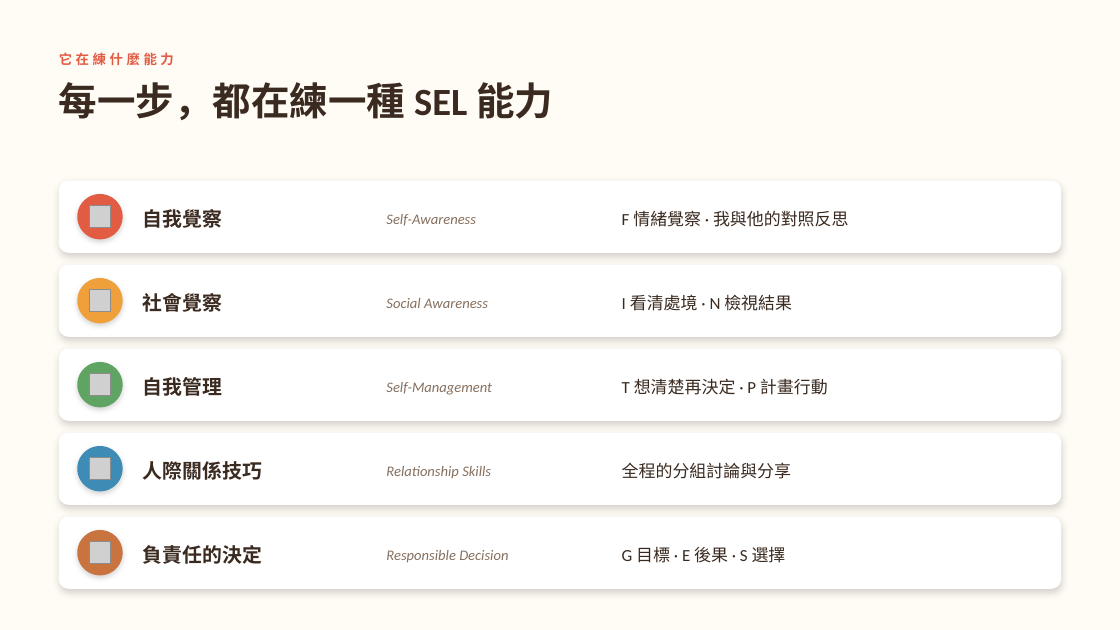
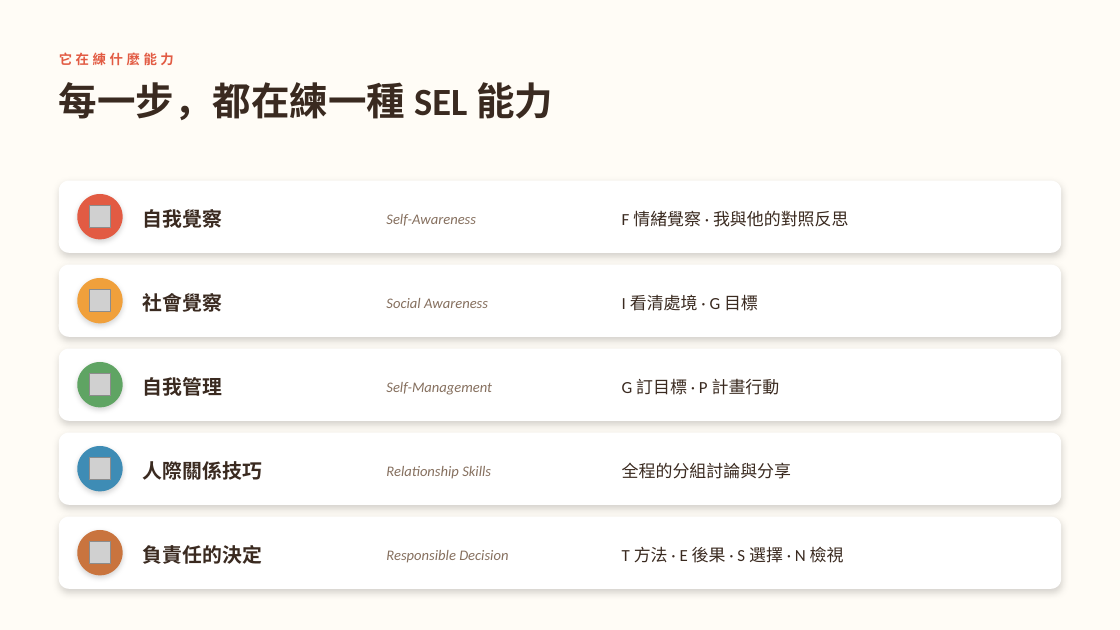
Before and after one commit to socialele01-byte/history-fig-tespn-sel, a slide deck: slide 5 of FIG-TESPN社會科教學包_工作坊簡報.pptx. Drawn at 1120x630 pixels with LibreOffice and Linux fonts; fonts in the diff are those of the drawing; grey boxes stand for pictures. Boxes give left, top, right and bottom in pixels: in the first picture for what was removed or moved away, otherwise in the second. Text is boxed around its words. In the diff, an @@ line names an element or a change of style, - is before the commit and + after.

```diff
--- a/FIG-TESPN社會科教學包_工作坊簡報.pptx
+++ b/FIG-TESPN社會科教學包_工作坊簡報.pptx
@@ text at [622, 294, 758, 311]: text changed @@
-I 看清處境 · N 檢視結果
+I 看清處境 · G 目標
@@ text at [622, 379, 780, 395]: text changed @@
-T 想清楚再決定 · P 計畫行動
+G 訂目標 · P 計畫行動
@@ text at [622, 546, 844, 563]: text changed @@
-G 目標 · E 後果 · S 選擇
+T 方法 · E 後果 · S 選擇 · N 檢視
```
Also in this commit, not shown: 1 other slide changed, 6 other files.
